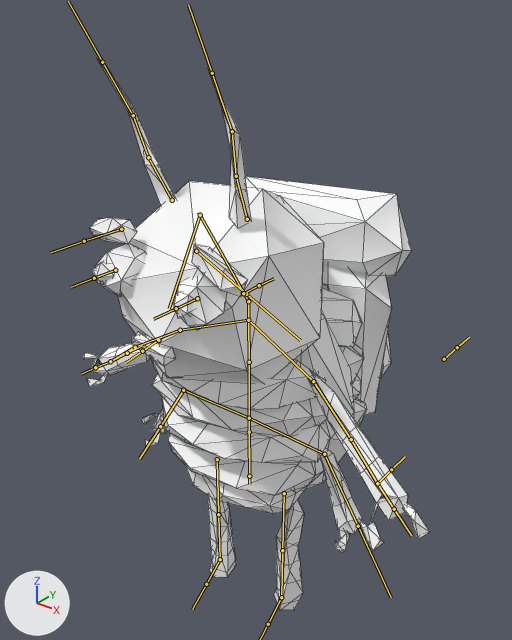
The FBX model Assets/Artwork/Characters/Lice/liko.fbx as it was, and as the next commit left it.
The view is the same before and after, from a 50 mm camera at (1.48, -1.81, 2.48) aimed at (-0.05, 0.1, 1.3). Lighting does not change. The marker at lower left points along +X, +Y and +Z. The bones that bend it are drawn over the model as lines. Mesh edges are drawn as thin lines.

The first picture shows 'Liko'.
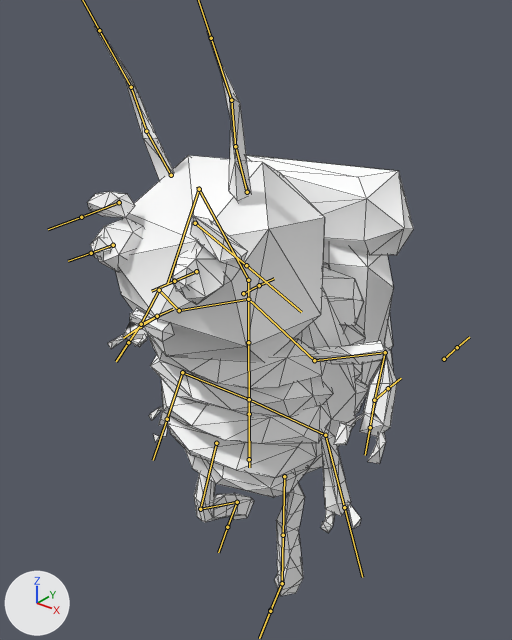
The newer file adds an action. The first version stands in its rest pose; the second is drawn at frame 14 of the action 'Armature|run'.

The change in detail:
Bone 'hips' (bone_hips) moves from (0.0, 0.0, 0.0) to (0.0, -0.083, 0.0).
Bone 'upper_arm.L' (bone_upper_arm_l) turns from (0, 0, 0) to (-55, 23, 22) degrees about its own x, y and z.
Bone 'forearm.L' (bone_forearm_l) turns from (0, 0, 0) to (57, 44, -64) degrees about its own x, y and z.
Bone 'upper_arm.R' (bone_upper_arm_r) turns from (0, 0, 0) to (-39, -12, -25) degrees about its own x, y and z.
Bone 'forearm.R' (bone_forearm_r) turns from (0, 0, 0) to (74, -46, 52) degrees about its own x, y and z.
Bone 'second_arm.L' (bone_second_arm_l) turns from (0, 0, 0) to (0, 0, -13) degrees about its own x, y and z.
Bone 'second_arm.R' (bone_second_arm_r) turns from (0, 0, 0) to (0, 0, 10) degrees about its own x, y and z.
Bone 'thigh.R' (bone_thigh_r) turns from (0, 0, 0) to (0, 0, -22) degrees about its own x, y and z.
Bone 'shin.R' (bone_shin_r) turns from (0, 0, 0) to (0, 0, 85) degrees about its own x, y and z.
Bone 'foot.R' (bone_foot_r) turns from (0, 0, 0) to (0, 0, -44) degrees about its own x, y and z.
Bone 'IK_foot.L' (bone_ik_foot_l) moves from (0.0, 0.0, 0.0) to (-0.063, -0.048, 0.0).
Bone 'IK_foot.L' (bone_ik_foot_l) turns from (0, 0, 0) to (0, 0, -13) degrees about its own x, y and z.
Bone 'IK_hand.R' (bone_ik_hand_r) moves from (0.0, 0.0, 0.0) to (0.071, 0.076, -0.211).
Bone 'IK_foot.R' (bone_ik_foot_r) moves from (0.0, 0.0, 0.0) to (0.122, -0.251, 0.0).
Bone 'IK_foot.R' (bone_ik_foot_r) turns from (0, 0, 0) to (0, 0, 19) degrees about its own x, y and z.

What differs and where, as boxes (x1, y1, x2, y2) in the pictures (512 x 640 px):
'Liko', posed
    before: (83, 58, 429, 611)
    after: (87, 28, 414, 596)
bone 'hips', root to tip
    before: (249, 432) to (249, 484)
    after: (249, 414) to (249, 467)
bone 'upper_arm.L', root to tip
    before: (313, 381) to (351, 439)
    after: (314, 360) to (385, 352)
bone 'forearm.L', root to tip
    before: (351, 439) to (377, 483)
    after: (385, 352) to (374, 400)
bone 'upper_arm.R', root to tip
    before: (180, 330) to (135, 347)
    after: (179, 310) to (159, 290)
bone 'forearm.R', root to tip
    before: (135, 347) to (110, 361)
    after: (159, 290) to (141, 324)
bone 'second_arm.L', root to tip
    before: (324, 454) to (358, 526)
    after: (325, 435) to (344, 507)
bone 'second_arm.R', root to tip
    before: (183, 390) to (160, 426)
    after: (182, 372) to (167, 419)
bone 'thigh.R', root to tip
    before: (217, 459) to (218, 514)
    after: (216, 443) to (200, 509)
bone 'shin.R', root to tip
    before: (218, 514) to (220, 559)
    after: (200, 509) to (237, 502)
bone 'foot.R', root to tip
    before: (220, 559) to (206, 584)
    after: (237, 502) to (227, 527)
bone 'IK_foot.L', root to tip
    before: (281, 597) to (268, 624)
    after: (282, 583) to (270, 611)
bone 'IK_hand.R', root to tip
    before: (110, 361) to (127, 353)
    after: (141, 324) to (157, 316)
bone 'IK_foot.R', root to tip
    before: (220, 559) to (206, 584)
    after: (237, 502) to (227, 527)
